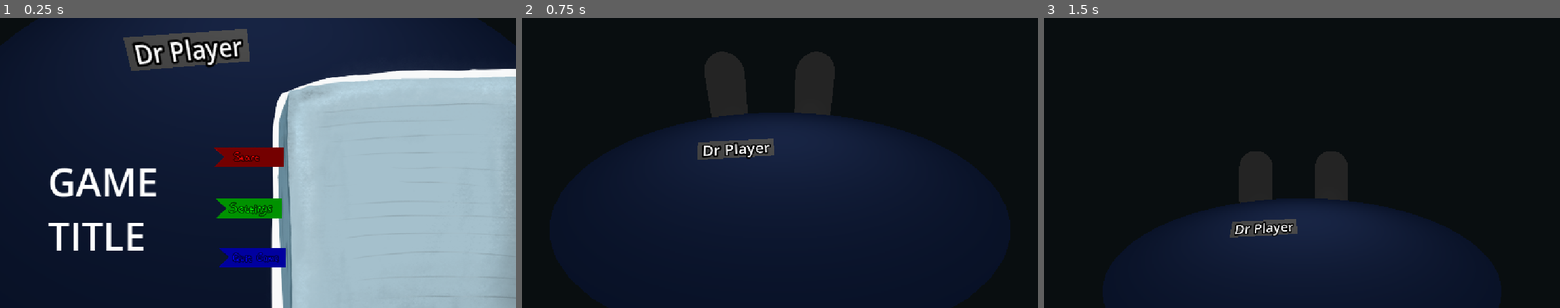
Above: before the commit, frames 1-3 (left to right).
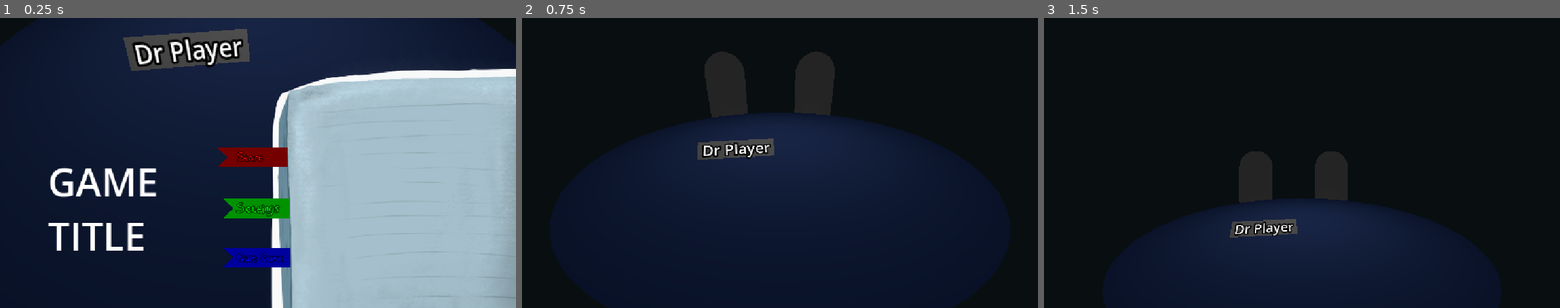
Above: after the commit, the same moments.

Repository: Blulow/octavuss_office
Game: Godot game, scene res://scenes/main_menu.tscn
The game is run twice, just before and just after one commit, with the same random seed, the same clock (stepped at 60 frames per second) and the same inputs. This scene is started directly instead of the project's main scene.
Inputs (mouse positions are in pixels of both pictures, inside the frame that each line leads up to):
- Up to frame 1 (0.25 s): no input
- Up to frame 2 (0.75 s): tap Enter (ui_accept) at 0.5 s; drag from (800, 157) to (831, 99) at 0.52 s
- Up to frame 3 (1.5 s): tap Enter (ui_accept) at 1.25 s; drag from (1198, 177) to (1276, 221) at 1.27 s

The runs differ from the first frame. In frame 1, 1.0% of the frame differs, in the area x 41-57%, y 44-86%; in frame 2, nothing differs; in frame 3, nothing differs.

Commit message:
move button
move

Diff:
--- a/scenes/main_menu.tscn
+++ b/scenes/main_menu.tscn
@@ -179,17 +179,17 @@
 
 [node name="Strips" type="Control" parent="UI/Book" unique_id=1625685532]
 anchors_preset = 0
-offset_left = -134.0
+offset_left = -127.0
 offset_top = 46.0
-offset_right = 201.0
+offset_right = 208.0
 offset_bottom = 328.0
 
 [node name="TextureRect" type="TextureRect" parent="UI/Book/Strips" unique_id=215762605]
 clip_children = 1
 layout_mode = 0
-offset_left = -84.0
+offset_left = -83.0
 offset_top = -19.0
-offset_right = 173.0
+offset_right = 174.0
 offset_bottom = 56.0
 mouse_filter = 2
 texture = SubResource("GradientTexture2D_u8ny3")
@@ -208,9 +208,9 @@
 [node name="TextureRect2" type="TextureRect" parent="UI/Book/Strips" unique_id=44334497]
 clip_children = 1
 layout_mode = 0
-offset_left = -88.0
+offset_left = -79.0
 offset_top = 92.99999
-offset_right = 169.0
+offset_right = 178.0
 offset_bottom = 168.0
 mouse_filter = 2
 texture = SubResource("GradientTexture2D_u8ny3")
@@ -229,10 +229,10 @@
 [node name="TextureRect3" type="TextureRect" parent="UI/Book/Strips" unique_id=369985656]
 clip_children = 1
 layout_mode = 0
-offset_left = -80.0
-offset_top = 203.29
-offset_right = 177.0
-offset_bottom = 278.28998
+offset_left = -77.0
+offset_top = 203.00002
+offset_right = 180.0
+offset_bottom = 278.0
 mouse_filter = 2
 texture = SubResource("GradientTexture2D_u8ny3")
 
Not shown: 1 places in scenes/main_menu.tscn that only renumber resources
